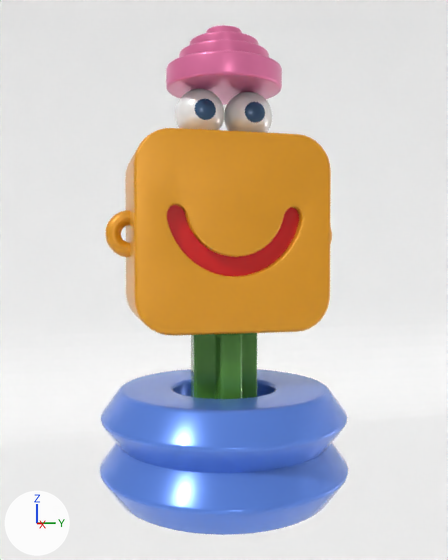
Two versions of the Blender file public/model/MOOD/flippers.blend, one commit apart.
Both versions are drawn from a 50 mm camera at (6.47, -1.55, -0.25) aimed at (0.01, 0.0, -0.48). The lights are fixed; the arrows at lower left show +X, +Y and +Z.
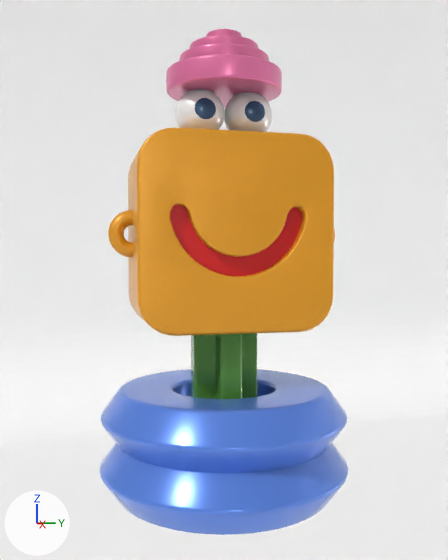
Where the newer file only moved an object's origin or applied its transform, the numbers keep the older frame.

Location of each change, (x1, y1, x2, y2) in pixels of the pictures (448 x 560 px):
```json
{"object": "Cube", "change": "moved", "before": [106, 128, 332, 335], "after": [108, 127, 335, 336]}
{"object": "Cylinder.005", "change": "moved", "before": [166, 25, 282, 105], "after": [166, 29, 282, 108]}
{"object": "Sphere", "change": "moved", "before": [175, 89, 224, 130], "after": [175, 89, 224, 130]}
{"object": "Sphere.001", "change": "moved", "before": [224, 92, 272, 133], "after": [224, 92, 272, 132]}
```

Scene script edits in JSON lines:
```json
{"op": "add", "block": "ob_cylinder_005", "code": "ob_cylinder_005.parent = ob_hatempty"}
{"op": "add", "block": "ob_cylinder_005", "code": "ob_cylinder_005.matrix_parent_inverse = Matrix(((1.0, 0.0, 0.0, 0.0), (0.0, 1.0, 0.0, 0.0), (0.0, 0.0, 1.0, -1.501), (0.0, 0.0, 0.0, 1.0)))"}
{"op": "set", "path": "ob_cylinder_005.location", "old": "(0.0, 0.0, 1.863)", "new": "(0.0, 0.0, 1.85)"}
{"op": "set", "path": "ob_sphere.location", "old": "(0.0, -0.261, 1.26)", "new": "(0.0, -0.26, 1.267)"}
{"op": "set", "path": "ob_sphere_001.location", "old": "(0.0, 0.264, 1.26)", "new": "(0.0, 0.264, 1.267)"}
{"op": "set", "path": "ob_cube.location", "old": "(0.0, 0.0, 0.0)", "new": "(0.03, 0.03, 0.0)"}
{"op": "add", "block": "ob_hatempty", "code": ["ob_hatempty = bpy.data.objects.new('hatEmpty', None)", "ob_hatempty.location = (0.0, 0.0, 1.48)"]}
```
